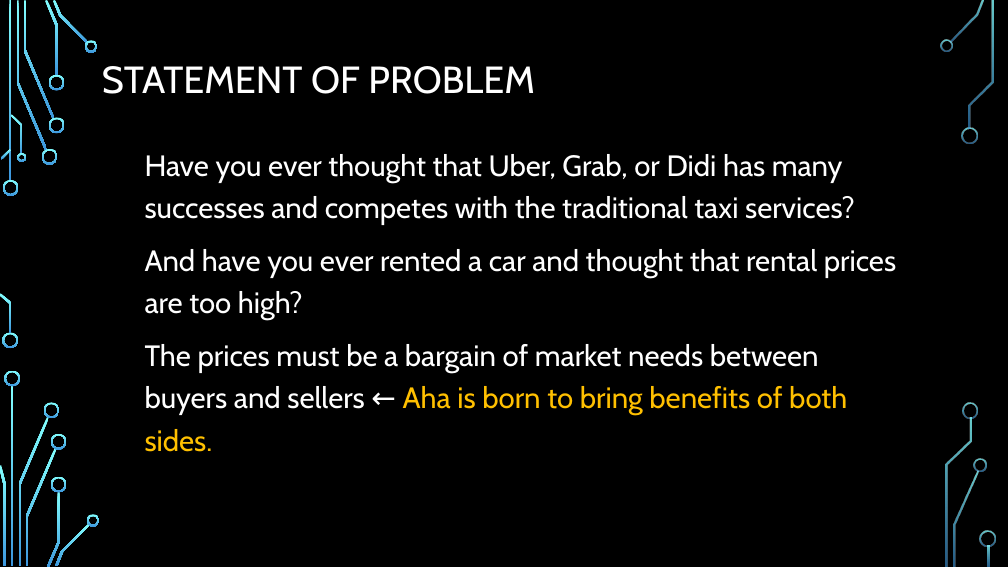
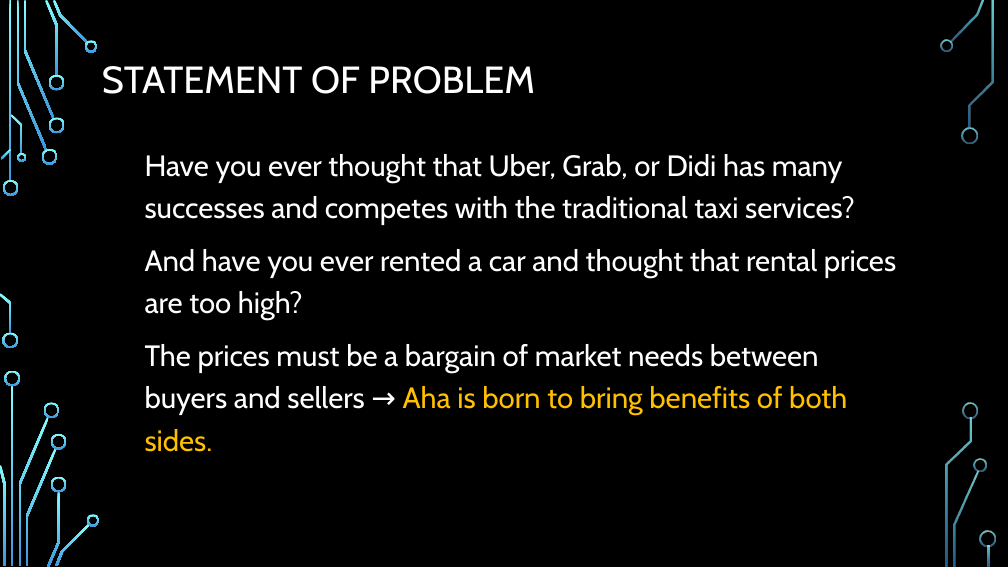
Before and after one commit to leonardo1227/CS425-SWE-Project, a slide deck: slide 3 of Aha-presentation.pptx. Drawn at 1008x567 pixels with LibreOffice and Linux fonts; fonts in the diff are those of the drawing; background and template pictures are left out. Boxes give left, top, right and bottom in pixels: in the first picture for what was removed or moved away, otherwise in the second. Text is boxed around its words. In the diff, an @@ line names an element or a change of style, - is before the commit and + after.

```diff
--- a/Aha-presentation.pptx
+++ b/Aha-presentation.pptx
@@ text at [145,344,847,452]: text changed @@
-The prices must be a bargain of market needs between buyers and sellers ← Aha is born to bring benefits of both sides.
+The prices must be a bargain of market needs between buyers and sellers → Aha is born to bring benefits of both sides.
```
Also in this commit, not shown: 2 other slides changed.
